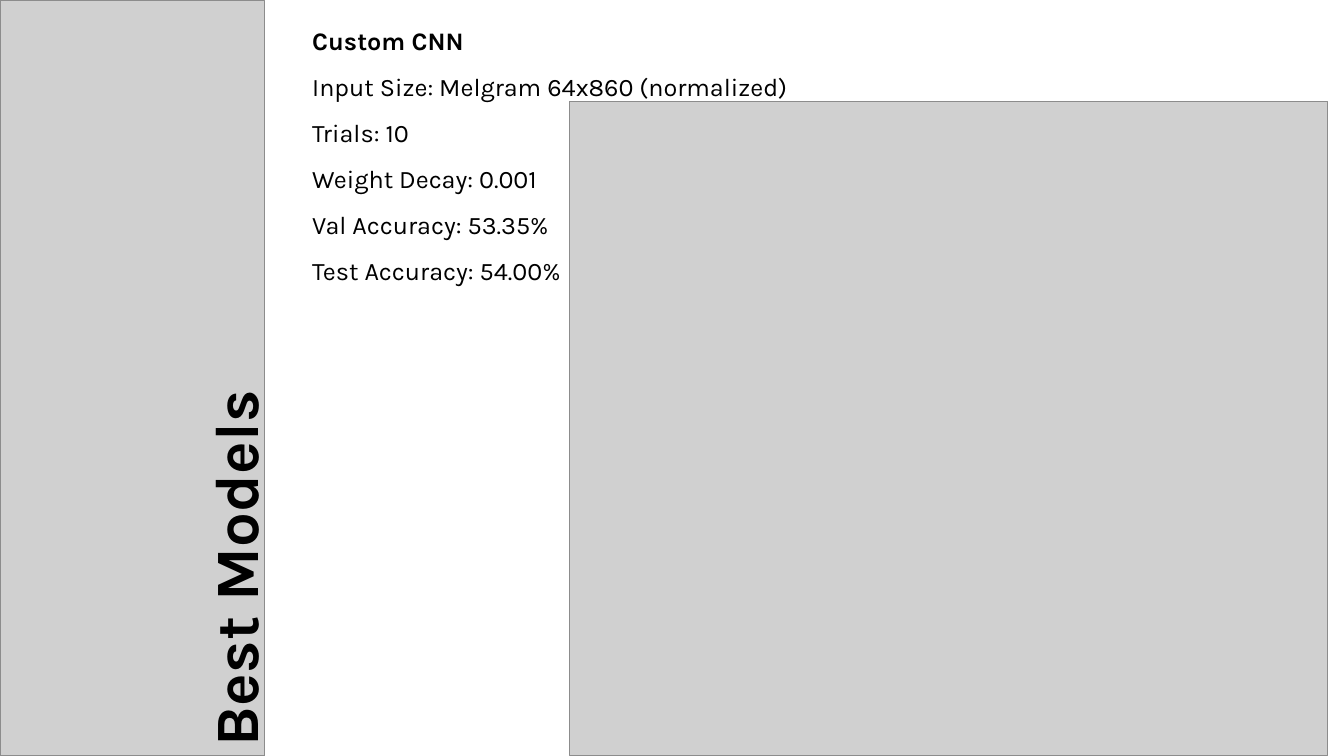
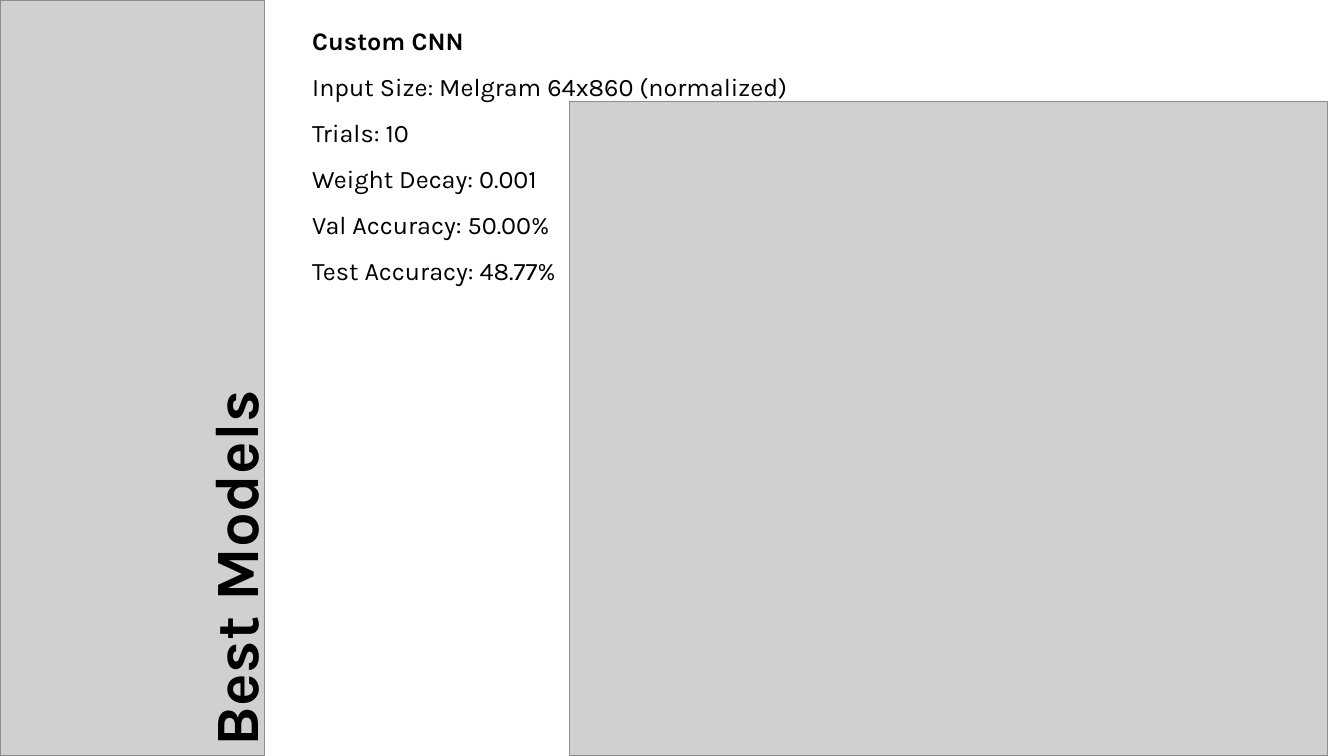
Before and after one commit to jorgen82/ESC, a slide deck: slide 9 of Environmental Sound Classification.pptx. Drawn at 1344x756 pixels with LibreOffice and Linux fonts; fonts in the diff are those of the drawing; grey boxes stand for pictures. Boxes give left, top, right and bottom in pixels: in the first picture for what was removed or moved away, otherwise in the second. Text is boxed around its words. In the diff, an @@ line names an element or a change of style, - is before the commit and + after.

```diff
--- a/Environmental Sound Classification.pptx
+++ b/Environmental Sound Classification.pptx
@@ text at (312, 216, 556, 286): text changed @@
-Val Accuracy: 53.35%
-Test Accuracy: 54.00%
+Val Accuracy: 50.00%
+Test Accuracy: 48.77%
```
Also in this commit, not shown: 2 other slides changed.
